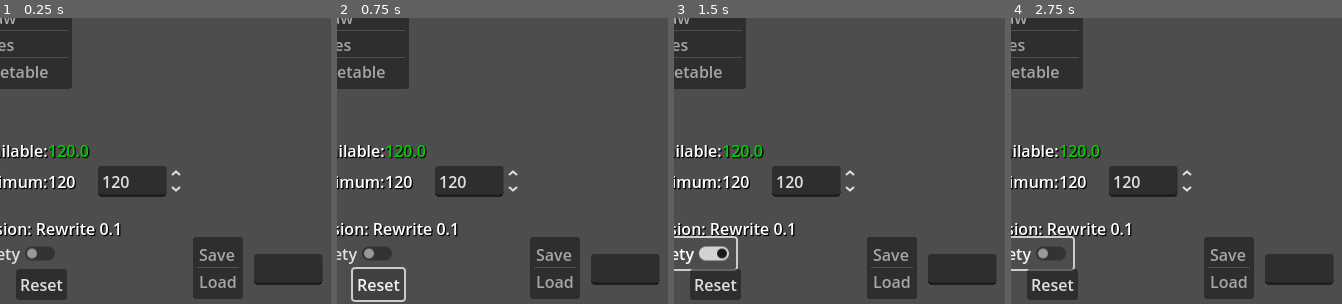
Above: before the commit, frames 1-4 (left to right).
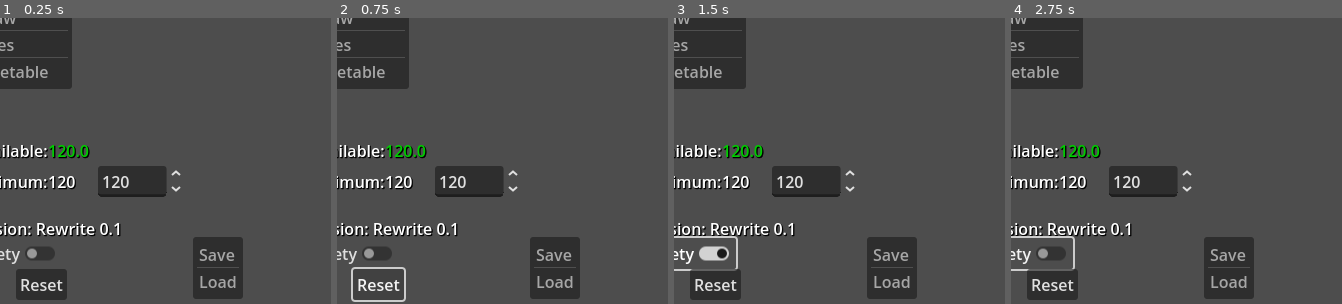
Above: after the commit, the same moments.

Repository: Lightiron2/SeedCosts-for-Elin
Game: Godot game, scene res://rewrite/calc_rewrite.tscn
The game is run twice, just before and just after one commit, with the same random seed, the same clock (stepped at 60 frames per second) and the same inputs. This scene is started directly instead of the project's main scene.
Inputs:
- Up to frame 1 (0.25 s): no input
- Up to frame 2 (0.75 s): click "Reset" at 0.5 s
- Up to frame 3 (1.5 s): click "Safety" at 1.25 s
- Up to frame 4 (2.75 s): click "Safety" at 2 s
The pictures show only the part of the screen within x 6-56%, y 50-100%; the shares and areas given below are measured in that part.

The runs differ from the first frame. In frame 1, 2.2% of the frame differs, in the area x 76-98%, y 82-94%; in frame 2, 2.2%; in frame 3, 2.2%; in frame 4, 2.2%.

Commit message:
mostly working

Diff:
--- a/rewrite/calc_rewrite.gd
+++ b/rewrite/calc_rewrite.gd
@@ -43,7 +43,8 @@
  "Berry", "Cactus", "Grape", "Orange", "Palulu", "Pear", "Rainbow", "Weed", "Cattail", "Green", "Purple",
  "Red", "Tobacc", "Mushroom", "Api", "Coffee", "Crim", "Rafflesia", "Fern", "Pasture", "Silver",
  "Rice", "Wheat", "Birch", "Cedar", "Cherry", "Christmas", "Coral", "Feywood", "Fir", "Mushroom Tree",
- "Mahogany", "Oak", "Pine", "Rosewood"]
+ "Mahogany", "Oak", "Pine", "Rosewood","Bamboo","Cabbage","Cabocchi","Carrot","Corn","Imo","Radish",
+ "SeaweedDeep","Tomato"]
 
 const typeNameArray: Array[String] = ["Fiber","Flowers","Fruit","Grass","Herb","Mushroom","Nuts","Ornamental",
 	"Pasture","Straw","Trees","Vegetable",]
@@ -86,7 +87,10 @@
 @export var loadLine: LineEdit
 @export var saveLoadList: ItemList
 
+@export var slPopupParent: Control
+
 var inputBox: SpinBox = null
+var slPopup: Label = null
 
 func _ready() -> void:
 	typeMenu.clear()
@@ -95,14 +99,6 @@
 	if versionLabel:
 		versionLabel.text = versionName
 	updateFertilityLabels()
-
-	var tstar: Array[int] = [1,5,100,3,2,3,1,1,222,3,7,11,1,1,1,1,1,1,11,1,1]
-	var vit: String = str(tstar)
-	print(vit)
-	DisplayServer.clipboard_set(vit)
-	var tit: Array = vit.split(",",false)
-	print(tit)
-	print(tit.size())
 
 
 func _on_type_menu_item_selected(index: int) -> void:
@@ -366,7 +362,7 @@
 		typeMenu.deselect_all()
 		removeOldInputBox()
 		resetAble = false
-		resetSafetyButton.set_toggle_mode(false)
+		resetSafetyButton.button_pressed = false
 		resetButton.release_focus()
 		return
 
@@ -395,6 +391,10 @@
 	if tas % 3 != 0:
 		loadLine.clear()
 		return
+	currentSeeds.clear()
+	testDic.clear()
+	seedNameList.clear()
+	seedAmountList.clear()
 	for item in tA:
 		if item is not float:
 			loadLine.clear()
@@ -402,47 +402,72 @@
 	while i < tas:
 		vit.append(clampf(tA[i],1.0,10000.0))
 		i += 1
-	print(vit," this one")
 	var tempTypeId: int = 0
 	var tempNameId: int = 1
 	var tempAmountId: int = 2
 	var iterations: int = tas / 3
 	var currentIteration: int = 0
+	#typeint, seedint, amountint, 0,1,2, += 3
 	while currentIteration < iterations:
 		var tempType: String = typeNameArray[int(vit[tempTypeId])]
 		var tempSeed: String = seedNameArray[int(vit[tempNameId])]
 		var tempAmount: float = vit[tempAmountId]
-		addToDicAndArray(tempType,tempSeed,tempAmount)
+		if staticTestDic.has(tempType):
+			if staticTestDic[tempType].has(tempSeed):
+				addToDicAndArray(tempType,tempSeed,tempAmount)
 		tempTypeId += 3
 		tempNameId += 3
 		tempAmountId += 3
 		currentIteration += 1
-		pass
 	calculateCost()
-	#typeint, seedint, amountint, 0,1,2, += 3
 	loadLine.clear()
 	loadLine.hide()
 
 func saveStats():
-	removeOldInputBox()
-	var temp = JSON.from_native(currentSeeds, false)
-	var t = JSON.stringify(temp,"",false,true)
-	print(JSON.to_native(temp), ": this")
-	print(t)
-	DisplayServer.clipboard_set(t)
+	var si = currentSeeds.size()
+	if si == 0:
+		return
+	var saveInfo: Array
+	var iterationNumber: int = 0
+	var maxIterations: int = currentSeeds.size()
+	if maxIterations <= iterationNumber:
+		return
+	while iterationNumber < maxIterations:
+		var itType: String = currentSeeds[iterationNumber]["Type"]
+		var itSeed: String = currentSeeds[iterationNumber]["Seed"]
+		var tpNum: int = typeNameArray.find(itType)
+		var sdNum: int = seedNameArray.find(itSeed)
+		if tpNum < 0:
+			return
+		if sdNum < 0:
+			return
+		saveInfo.append(tpNum)
+		saveInfo.append(sdNum)
+		saveInfo.append(currentSeeds[iterationNumber]["Amount"])
+		iterationNumber += 1
+	var infoString: String = str(saveInfo)
+	DisplayServer.clipboard_set(infoString)
 	saveLoadList.release_focus()
 
 func _on_save_load_list_item_selected(index: int) -> void:
+	removeOldInputBox()
 	var tempString: String = saveLoadList.get_item_text(index)
 	if tempString == "Save":
 		if currentSeeds:
 			saveStats()
 		saveLoadList.deselect_all()
+		return
 	if tempString == "Load":
 		loadLine.clear()
 		loadLine.show()
-		pass
+		saveLoadList.deselect_all()
+		loadLine.grab_focus()
+		return
 
 func _on_load_line_text_submitted(load_text: String) -> void:
+	removeOldInputBox()
 	if load_text:
 		loadStats(load_text)
+
+func slPopupFunc():
+	pass
--- a/rewrite/calc_rewrite.tscn
+++ b/rewrite/calc_rewrite.tscn
@@ -2,7 +2,7 @@
 
 [ext_resource type="Script" uid="uid://dut5drsd0b8sj" path="res://rewrite/calc_rewrite.gd" id="1_3wlo8"]
 
-[node name="calcRewrite" type="Control" node_paths=PackedStringArray("versionLabel", "fertilityDifferenceLabel", "maximumFertilityLabel", "typeMenu", "seedsMenu", "seedNameList", "seedAmountList", "resetSafetyButton", "resetButton", "loadLine", "saveLoadList")]
+[node name="calcRewrite" type="Control" node_paths=PackedStringArray("versionLabel", "fertilityDifferenceLabel", "maximumFertilityLabel", "typeMenu", "seedsMenu", "seedNameList", "seedAmountList", "resetSafetyButton", "resetButton", "loadLine", "saveLoadList", "slPopupParent")]
 layout_mode = 3
 anchors_preset = 15
 anchor_right = 1.0
@@ -23,6 +23,7 @@
 resetButton = NodePath("Control/ResetButton")
 loadLine = NodePath("Control/LoadLine")
 saveLoadList = NodePath("Control/SaveLoadList")
+slPopupParent = NodePath("Control/slPopup")
 
 [node name="Control" type="Control" parent="."]
 layout_mode = 1
@@ -152,6 +153,7 @@
 text = "Seed Types       Seeds                                                                   Current Seeds        Amounts"
 
 [node name="LoadLine" type="LineEdit" parent="Control"]
+visible = false
 layout_mode = 0
 offset_left = -48.0
 offset_top = 258.0
@@ -169,6 +171,13 @@
 item_count = 2
 item_0/text = "Save"
 item_1/text = "Load"
+
+[node name="slPopup" type="Control" parent="Control"]
+anchors_preset = 0
+offset_left = -52.0
+offset_top = 215.0
+offset_right = -12.0
+offset_bottom = 255.0
 
 [node name="maxFertSpinBox" type="SpinBox" parent="."]
 layout_mode = 0
